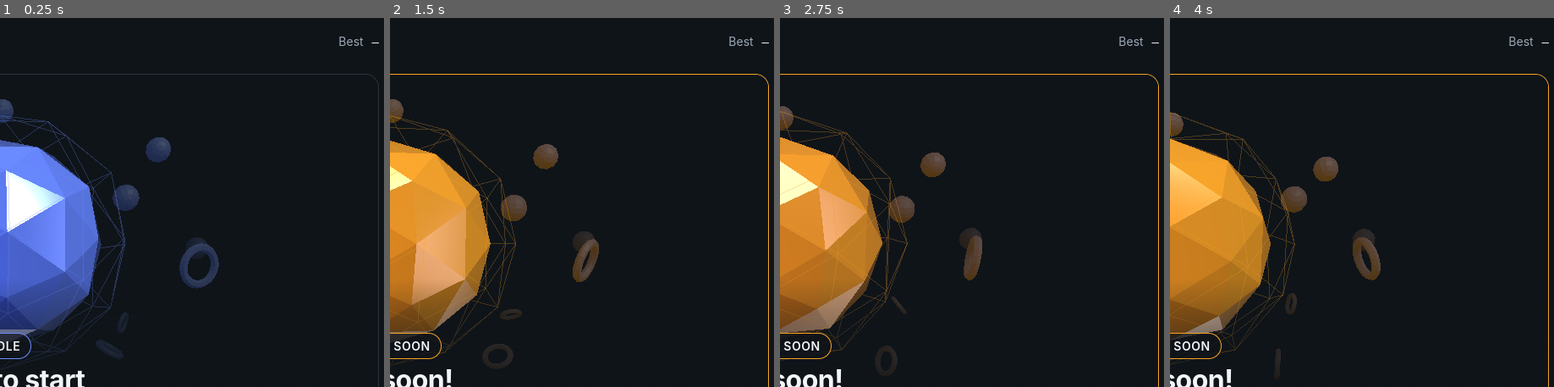
Above: before the commit, frames 1-4 (left to right).
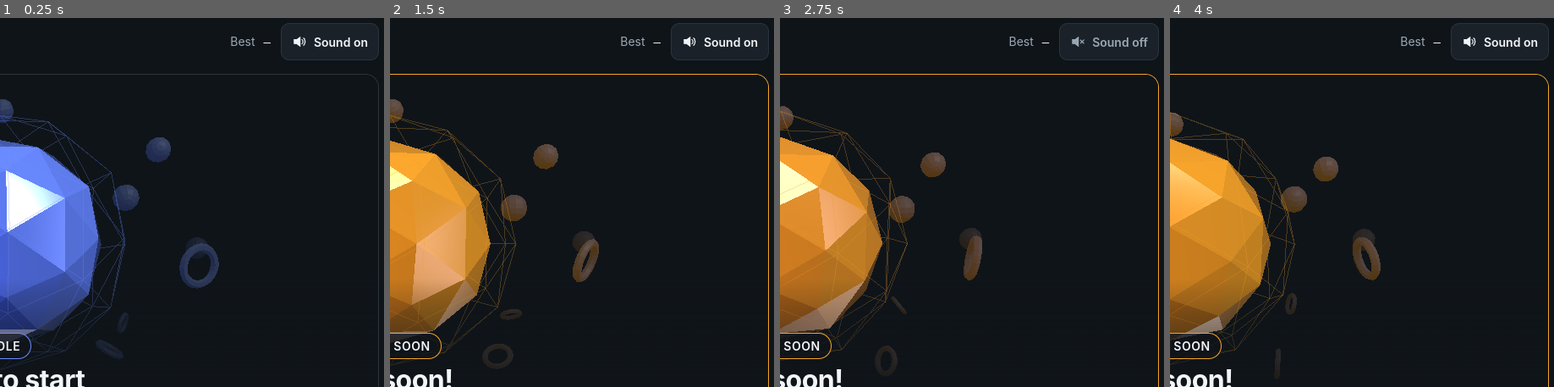
Above: after the commit, the same moments.

Repository: Nanna-git/reaction-game
Game: browser game, page index.html
Same seed, same stepped clock (60 frames per second), same inputs: the game is played once before the commit and once after it.
Inputs (mouse positions are % of the whole screen's width and height, from its top left):
- Up to frame 1 (0.25 s): no input
- Up to frame 2 (1.5 s): click "IDLE Press to start — ms Reac…" at 0.27 s; tap Space at 1.1 s
- Up to frame 3 (2.75 s): tap Space at 1.6, 2.1, 2.6 s; click (93, 3) at 2.02 s, where only the run after the commit has a clickable "Sound on"; tap Enter at 2.52 s
- Up to frame 4 (4 s): tap Space at 3.1, 3.6 s; tap M at 3.52 s
The pictures show only the part of the screen within x 50-100%, y 0-50%; the shares and areas given below are measured in that part.

The runs differ from the first frame. In frame 1, 0.5% of the frame differs, in the area x 60-99%, y 1-12%; in frame 2, 0.5%; in frame 3, 0.5%; in frame 4, 0.5%.

Commit message:
added sound effects

Diff:
--- a/index.html
+++ b/index.html
@@ -129,6 +129,7 @@
 }
 .brand-mark { width: 28px; height: 28px; object-fit: contain; flex: none; }
 
+.topbar-right { display: flex; align-items: center; gap: 12px; }
 .topbar-best { color: var(--text-2); font-size: 14px; }
 .topbar-best .mono { color: var(--text); margin-left: 6px; }
 
@@ -327,6 +328,18 @@
 .btn-quiet { background: transparent; color: var(--text-2); }
 .btn-quiet:hover { color: var(--text); }
 
+.btn-sound {
+  display: inline-flex;
+  align-items: center;
+  gap: 8px;
+  padding: 0 12px;
+  color: var(--text-2);
+}
+.btn-sound svg { width: 18px; height: 18px; fill: currentColor; stroke: currentColor; stroke-width: 1.6; stroke-linecap: round; }
+.btn-sound[aria-pressed='true'] { color: var(--text); }
+[data-sound='off'] .icon-on,
+[data-sound='on'] .icon-off { display: none; }
+
 .footer { color: var(--text-2); font-size: 14px; text-align: center; }
 
 /* ------------------------------------------------------------ Responsive */
@@ -337,6 +350,7 @@
   .stat dt { font-size: 13px; }
   .slot-value { font-size: 14px; }
   .hud { padding-inline: 12px; }
+  .sound-label { display: none; }
 }
 
 @media (prefers-reduced-motion: reduce) {
@@ -368,7 +382,14 @@
           <img class="brand-mark" src="favicon.png?v=2" alt="" width="28" height="28" />
           Reflex
         </h1>
-        <p class="topbar-best">Best <span id="header-best" class="mono">—</span></p>
+        <div class="topbar-right">
+          <p class="topbar-best">Best <span id="header-best" class="mono">—</span></p>
+          <button id="sound-toggle" type="button" class="btn btn-sound" aria-label="Sound" aria-pressed="true" title="Toggle sound (M)">
+            <svg class="icon-on" viewBox="0 0 24 24" aria-hidden="true" focusable="false"><path d="M4 9h4l5-4v14l-5-4H4z"/><path d="M16 8.5a5 5 0 0 1 0 7M18.5 6a8.5 8.5 0 0 1 0 12" fill="none"/></svg>
+            <svg class="icon-off" viewBox="0 0 24 24" aria-hidden="true" focusable="false"><path d="M4 9h4l5-4v14l-5-4H4z"/><path d="M16.5 9.5l5 5M21.5 9.5l-5 5" fill="none"/></svg>
+            <span class="sound-label">Sound on</span>
+          </button>
+        </div>
       </header>
 
       <main>
@@ -427,7 +448,7 @@
       </main>
 
       <footer class="footer">
-        <p>Space / Enter to play · Esc cancels a round · Switching tabs resets the round.</p>
+        <p>Space / Enter to play · M toggles sound · Esc cancels a round · Switching tabs resets the round.</p>
       </footer>
     </div>
 
@@ -825,6 +846,117 @@
   return { render, announce: (text) => announce(el.politeLive, text) };
 }
 
+// Sound effects synthesised with the Web Audio API: no audio files to load.
+// Browsers only allow audio after a user gesture, so unlock() is called from
+// the input handlers (after the reaction timestamp has already been taken).
+
+const MUTE_KEY = 'reaction-timer.muted';
+
+function loadMuted() {
+  try {
+    return globalThis.localStorage?.getItem(MUTE_KEY) === '1';
+  } catch {
+    return false;
+  }
+}
+
+function saveMuted(value) {
+  try {
+    globalThis.localStorage?.setItem(MUTE_KEY, value ? '1' : '0');
+  } catch {
+    /* persistence is optional */
+  }
+}
+
+function createSound() {
+  let ctx = null;
+  let master = null;
+  let muted = loadMuted();
+
+  function unlock() {
+    if (!ctx) {
+      const AudioCtx = window.AudioContext || window.webkitAudioContext;
+      if (!AudioCtx) return;
+      ctx = new AudioCtx();
+      master = ctx.createGain();
+      master.gain.value = 0.35;
+      master.connect(ctx.destination);
+    }
+    if (ctx.state === 'suspended') ctx.resume().catch(() => {});
+  }
+
+  /** One short enveloped note. `at` is seconds from now. */
+  function tone(freq, at, duration, { type = 'sine', gain = 0.5, slideTo } = {}) {
+    const t = ctx.currentTime + at;
+    const osc = ctx.createOscillator();
+    const env = ctx.createGain();
+    osc.type = type;
+    osc.frequency.setValueAtTime(freq, t);
+    if (slideTo) osc.frequency.exponentialRampToValueAtTime(slideTo, t + duration);
+    env.gain.setValueAtTime(0.0001, t);
+    env.gain.exponentialRampToValueAtTime(gain, t + 0.012);
+    env.gain.exponentialRampToValueAtTime(0.0001, t + duration);
+    osc.connect(env).connect(master);
+    osc.start(t);
+    osc.stop(t + duration + 0.05);
+  }
+
+  const canPlay = () => ctx && !muted && ctx.state !== 'closed';
+
+  const effects = {
+    // Soft low tick: the round has started, wait for green.
+    waiting: () => tone(330, 0, 0.12, { type: 'triangle', gain: 0.35 }),
+    // Two falling buzzes: pressed too early.
+    tooSoon: () => {
+      tone(200, 0, 0.18, { type: 'square', gain: 0.12, slideTo: 120 });
+      tone(170, 0.16, 0.22, { type: 'square', gain: 0.12, slideTo: 100 });
+    },
+    // Two-note chime; faster reactions get a higher pitch.
+    result: (ms) => {
+      const f = Math.min(880, Math.max(440, 880 - (ms - 150) * 1.4));
+      tone(f, 0, 0.16, { gain: 0.45 });
+      tone(f * 1.5, 0.07, 0.28, { gain: 0.35 });
+    },
+    // Rising sparkle for a new personal best.
+    newBest: () => [659, 784, 988, 1319].forEach((f, i) => tone(f, i * 0.07, 0.22, { type: 'triangle', gain: 0.35 })),
+    // Little fanfare when all five rounds are done.
+    complete: () => {
+      [523, 659, 784].forEach((f, i) => tone(f, i * 0.1, 0.2, { type: 'triangle', gain: 0.35 }));
+      [523, 659, 784, 1047].forEach((f) => tone(f, 0.32, 0.6, { gain: 0.18 }));
+    },
+  };
+
+  /** Called on every game transition. The "go" moment is deliberately silent (see README). */
+  function play(snap) {
+    if (!canPlay()) return;
+    switch (snap.state) {
+      case 'waiting':
+        effects.waiting();
+        break;
+      case 'tooSoon':
+        effects.tooSoon();
+        break;
+      case 'result':
+        if (snap.sessionComplete) effects.complete();
+        else if (snap.isNewBest) effects.newBest();
+        else effects.result(snap.lastTime);
+        break;
+    }
+  }
+
+  return {
+    unlock,
+    play,
+    get muted() {
+      return muted;
+    },
+    setMuted(value) {
+      muted = value;
+      saveMuted(value);
+    },
+  };
+}
+
 function makeSceneModule(THREE) {
 
 // Shared with the CSS design tokens in styles.css.
@@ -1166,11 +1298,14 @@
 
 const game = new ReactionGame({ personalBest: loadBest() });
 const ui = createUI(document);
+const sound = createSound();
+const soundToggle = document.getElementById('sound-toggle');
 
 let scene = null;
 let goTimer = 0;
 let goPending = false;
 let frameId = 0;
+let lastState = game.state;
 
 // ---------------------------------------------------------------------------
 // Game → view
@@ -1179,6 +1314,9 @@
 game.subscribe((snap) => {
   ui.render(snap);
   scene?.setState(snap.state, snap);
+  // Only on real transitions (resetBest() re-notifies without changing state).
+  if (snap.state !== lastState) sound.play(snap);
+  lastState = snap.state;
 
   if (snap.state === State.WAITING) scheduleGo(snap.delay);
   else cancelGo();
@@ -1252,6 +1390,7 @@
   if (!event.isPrimary || event.button !== 0) return;
   // Prevents the follow-up compatibility mouse events and text selection on touch.
   event.preventDefault();
+  sound.unlock(); // after the timestamp, so it can't affect the measurement
   game.press(t);
 });
 
@@ -1265,8 +1404,14 @@
   const isSpace = event.code === 'Space' || event.key === ' ';
   const isEnter = event.key === 'Enter';
   const isEscape = event.key === 'Escape';
-  if (!isSpace && !isEnter && !isEscape) return;
+  const isMute = event.key === 'm' || event.key === 'M';
+  if (!isSpace && !isEnter && !isEscape && !isMute) return;
   if (event.ctrlKey || event.metaKey || event.altKey) return;
+
+  if (isMute) {
+    if (!event.repeat) setMuted(!sound.muted);
+    return;
+  }
 
   // Let real controls (New session, Reset best) keep their native keyboard behaviour.
   const target = event.target;
@@ -1275,6 +1420,7 @@
   event.preventDefault(); // stop Space from scrolling the page
   if (event.repeat) return; // a held key is not a new reaction
 
+  sound.unlock();
   if (isEscape) game.cancel();
   else game.press(t);
 });
@@ -1304,6 +1450,19 @@
   ui.announce('New session. Press to start.');
   stage.focus();
 });
+
+function setMuted(value) {
+  sound.setMuted(value);
+  soundToggle.setAttribute('aria-pressed', String(!value));
+  soundToggle.querySelector('.sound-label').textContent = value ? 'Sound off' : 'Sound on';
+  root.dataset.sound = value ? 'off' : 'on';
+}
+
+soundToggle.addEventListener('click', () => {
+  sound.unlock();
+  setMuted(!sound.muted);
+});
+setMuted(sound.muted);
 
 document.getElementById('reset-best').addEventListener('click', () => {
   clearBest();
